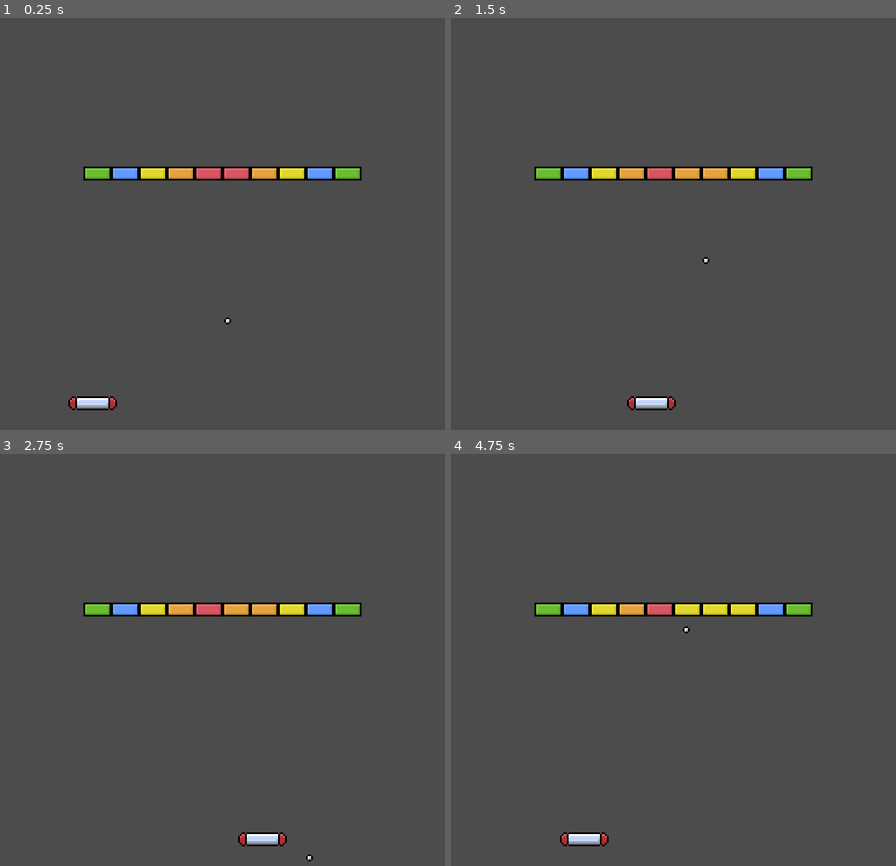
Above: before the commit, frames 1-4 (two rows, left to right).
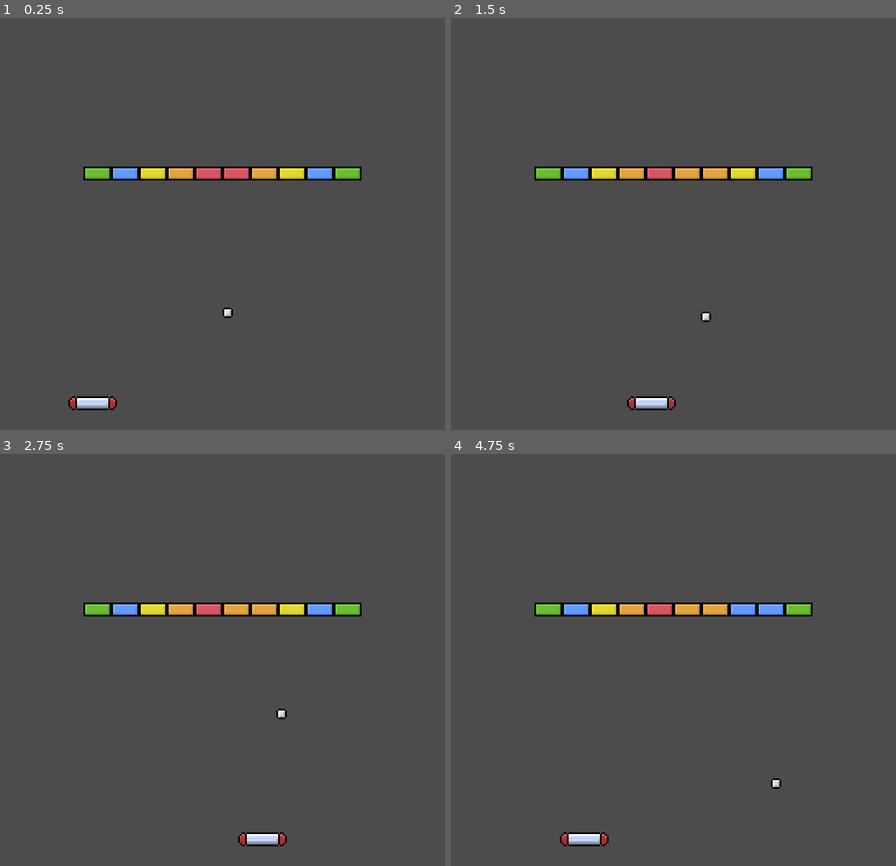
Above: after the commit, the same moments.

Repository: Natumia/Bustout
Game: Godot game, scene res://Levels/Level_1.tscn
The game is run twice, just before and just after one commit, with the same random seed, the same clock (stepped at 60 frames per second) and the same inputs.
Inputs (mouse positions are in pixels of both pictures, inside the frame that each line leads up to):
- Up to frame 1 (0.25 s): no input
- Up to frame 2 (1.5 s): move the mouse to (771, 203) at 0.52 s; move the mouse to (584, 244) at 1.27 s
- Up to frame 3 (2.75 s): move the mouse to (267, 565) at 2.02 s
- Up to frame 4 (4.75 s): move the mouse to (651, 742) at 2.77 s; move the mouse to (807, 721) at 3.52 s; tap Escape (ui_cancel) at 4.15 s; move the mouse to (540, 594) at 4.27 s

The runs differ from the first frame. In frame 1, less than 0.1% of the frame differs, in the area x 50-53%, y 70-75%; in frame 2, less than 0.1%; in frame 3, less than 0.1%; in frame 4, 0.5%, in the area x 50-75%, y 36-82%.

Commit message:
Normalized ball speed so it isn't too fast, or too slow. Also confined mouse within the game so you don't risk dragging it out

Diff:
--- a/Ball/Ball.gd
+++ b/Ball/Ball.gd
@@ -1,20 +1,21 @@
 extends RigidBody2D
 
-export var startSpeed = 50
+export var levelSpeed = 50
 
 func _ready():
-	startSpeed = clamp(startSpeed, 80, 300)
+	levelSpeed = clamp(levelSpeed, 120, 200)
 	randomize()
 	start_ball()
 
 func start_ball():
-	linear_velocity.y = -startSpeed
+	linear_velocity.y = -levelSpeed
 	linear_velocity.x = rand_range(-20, 20)
 
 func _on_Area2D_body_entered(body):
 	if body.is_in_group("Brick"):
 		body.health = body.health - 1
 
-func _integrate_forces(_state):
-	linear_velocity.x = clamp(linear_velocity.x, -startSpeed, startSpeed)
-	linear_velocity.y = clamp(linear_velocity.y, -startSpeed, startSpeed)
+func _integrate_forces(state):
+	rotation_degrees = 0
+	if state.linear_velocity.length() > levelSpeed:
+		state.linear_velocity = state.linear_velocity.normalized() * levelSpeed
--- a/Ball/Ball.tscn
+++ b/Ball/Ball.tscn
@@ -8,7 +8,7 @@
 bounce = 1.0
 
 [sub_resource type="CircleShape2D" id=9]
-radius = 2.23607
+radius = 3.16228
 
 [node name="Ball" type="RigidBody2D"]
 physics_material_override = SubResource( 8 )
@@ -19,7 +19,6 @@
 __meta__ = {
 "_edit_group_": true
 }
-startSpeed = 100
 
 [node name="Sprite" type="Sprite" parent="."]
 position = Vector2( -8, -8 )
--- a/Levels/Level_1.tscn
+++ b/Levels/Level_1.tscn
@@ -8,6 +8,8 @@
 
 [node name="Ball" parent="." instance=ExtResource( 2 )]
 position = Vector2( 128, 200 )
+continuous_cd = 2
+levelSpeed = 80
 
 [node name="Bricks" type="Node2D" parent="."]
 
--- a/Player/Player.gd
+++ b/Player/Player.gd
@@ -7,10 +7,15 @@
 
 var maxSpeed =  300
 
+# This will need to be set in the Scene Manager and Accessed with the
+# Pause Button.
 func _ready():
-	# This will need to be set in the Scene Manager and Accessed with the
-	# Pause Button.
-	Input.set_mouse_mode(Input.MOUSE_MODE_HIDDEN)
+	Input.set_mouse_mode(Input.MOUSE_MODE_CONFINED)
+
+# This allows me to escape out of game confinement.
+func _input(event):
+	if event.is_action_pressed("ui_cancel"):
+		Input.set_mouse_mode(Input.MOUSE_MODE_VISIBLE)
 
 func _physics_process(_delta):
 	velocity = Vector2.ZERO
--- a/Player/Player.tscn
+++ b/Player/Player.tscn
@@ -11,6 +11,6 @@
 
 [node name="CollisionPolygon2D" type="CollisionPolygon2D" parent="."]
 position = Vector2( -128, -216 )
-polygon = PoolVector2Array( 117, 212, 138, 212, 142, 214, 142, 218, 138, 220, 118, 220, 114, 218, 114, 214 )
+polygon = PoolVector2Array( 119, 212, 137, 212, 141, 214, 142, 218, 138, 220, 118, 220, 114, 218, 115, 214 )
 
 [node name="Tween" type="Tween" parent="."]
Binary file changed: Ball/Ball.png
